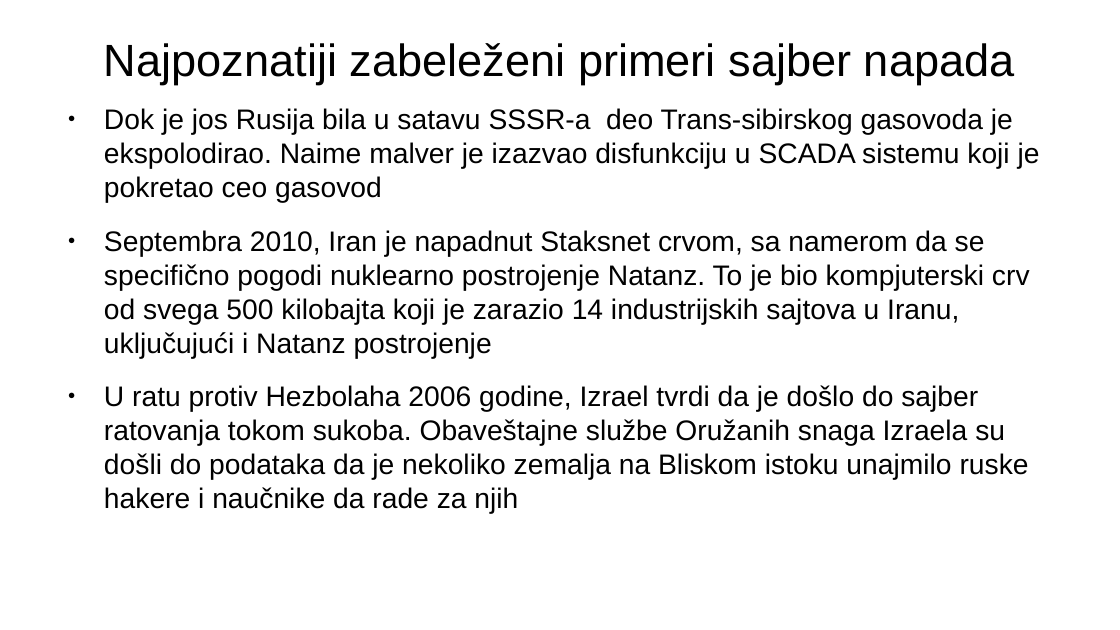
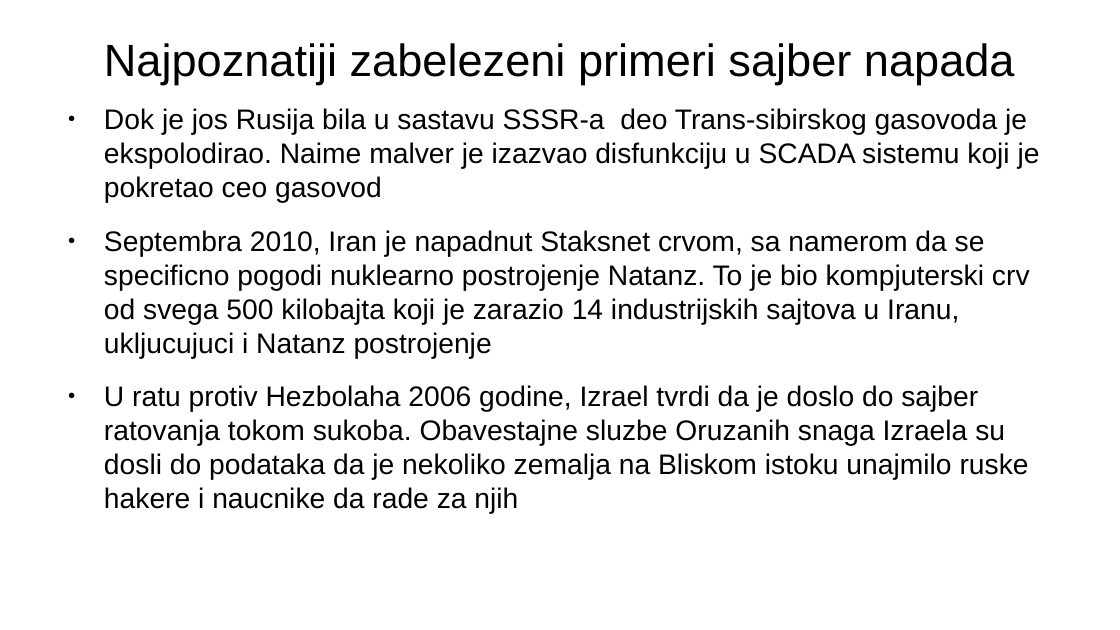
Before and after one commit to vukvuk21/RID, a slide deck: slide 12 of rid_2022_seminarski/mi19120_Luka_Vukotic/Predavanje_2/SajberRat.odp. Drawn at 1120x630 pixels with LibreOffice and Linux fonts; fonts in the diff are those of the drawing. Boxes give left, top, right and bottom in pixels: in the first picture for what was removed or moved away, otherwise in the second. Text is boxed around its words. In the diff, an @@ line names an element or a change of style, - is before the commit and + after.

```diff
--- a/rid_2022_seminarski/mi19120_Luka_Vukotic/Predavanje_2/SajberRat.odp
+++ b/rid_2022_seminarski/mi19120_Luka_Vukotic/Predavanje_2/SajberRat.odp
@@ title at (x1=104, y1=43, x2=1015, y2=84): text changed @@
-Najpoznatiji zabeleženi primeri sajber napada
+Najpoznatiji zabelezeni primeri sajber napada
@@ text at (x1=104, y1=108, x2=1040, y2=514): text changed @@
-● Dok je jos Rusija bila u satavu SSSR-a deo Trans-sibirskog gasovoda je ekspolodirao. Naime malver je izazvao disfunkciju u SCADA sistemu koji je pokretao ceo gasovod
-● Septembra 2010, Iran je napadnut Staksnet crvom, sa namerom da se specifično pogodi nuklearno postrojenje Natanz. To je bio kompjuterski crv od svega 500 kilobajta koji je zarazio 14 industrijskih sajtova u Iranu, uključujući i Natanz postrojenje
-● U ratu protiv Hezbolaha 2006 godine, Izrael tvrdi da je došlo do sajber ratovanja tokom sukoba. Obaveštajne službe Oružanih snaga Izraela su došli do podataka da je nekoliko zemalja na Bliskom istoku unajmilo ruske hakere i naučnike da rade za njih
+● Dok je jos Rusija bila u sastavu SSSR-a deo Trans-sibirskog gasovoda je ekspolodirao. Naime malver je izazvao disfunkciju u SCADA sistemu koji je pokretao ceo gasovod
+● Septembra 2010, Iran je napadnut Staksnet crvom, sa namerom da se specificno pogodi nuklearno postrojenje Natanz. To je bio kompjuterski crv od svega 500 kilobajta koji je zarazio 14 industrijskih sajtova u Iranu, ukljucujuci i Natanz postrojenje
+● U ratu protiv Hezbolaha 2006 godine, Izrael tvrdi da je doslo do sajber ratovanja tokom sukoba. Obavestajne sluzbe Oruzanih snaga Izraela su dosli do podataka da je nekoliko zemalja na Bliskom istoku unajmilo ruske hakere i naucnike da rade za njih
```
Also in this commit, not shown: 4 other slides changed, 8 other files.
